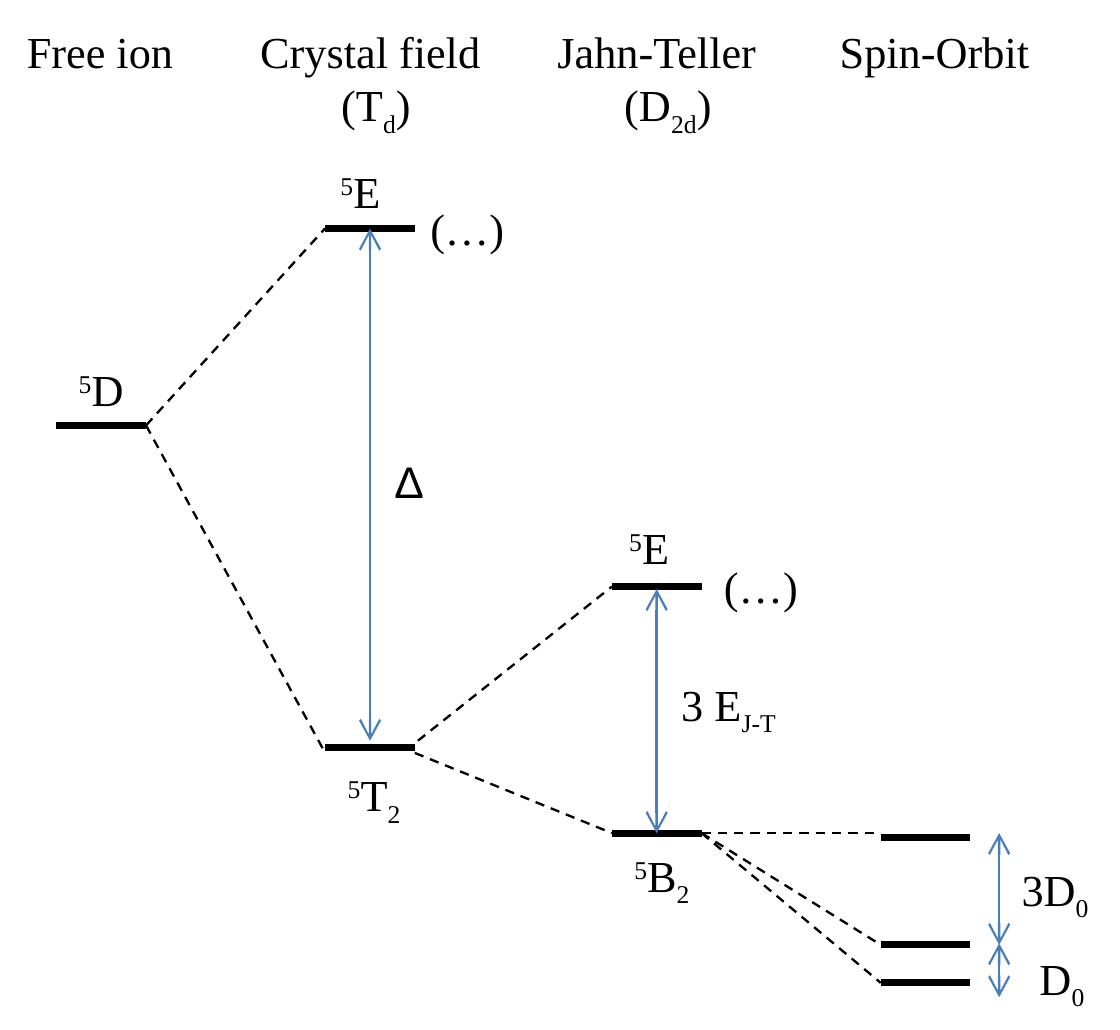
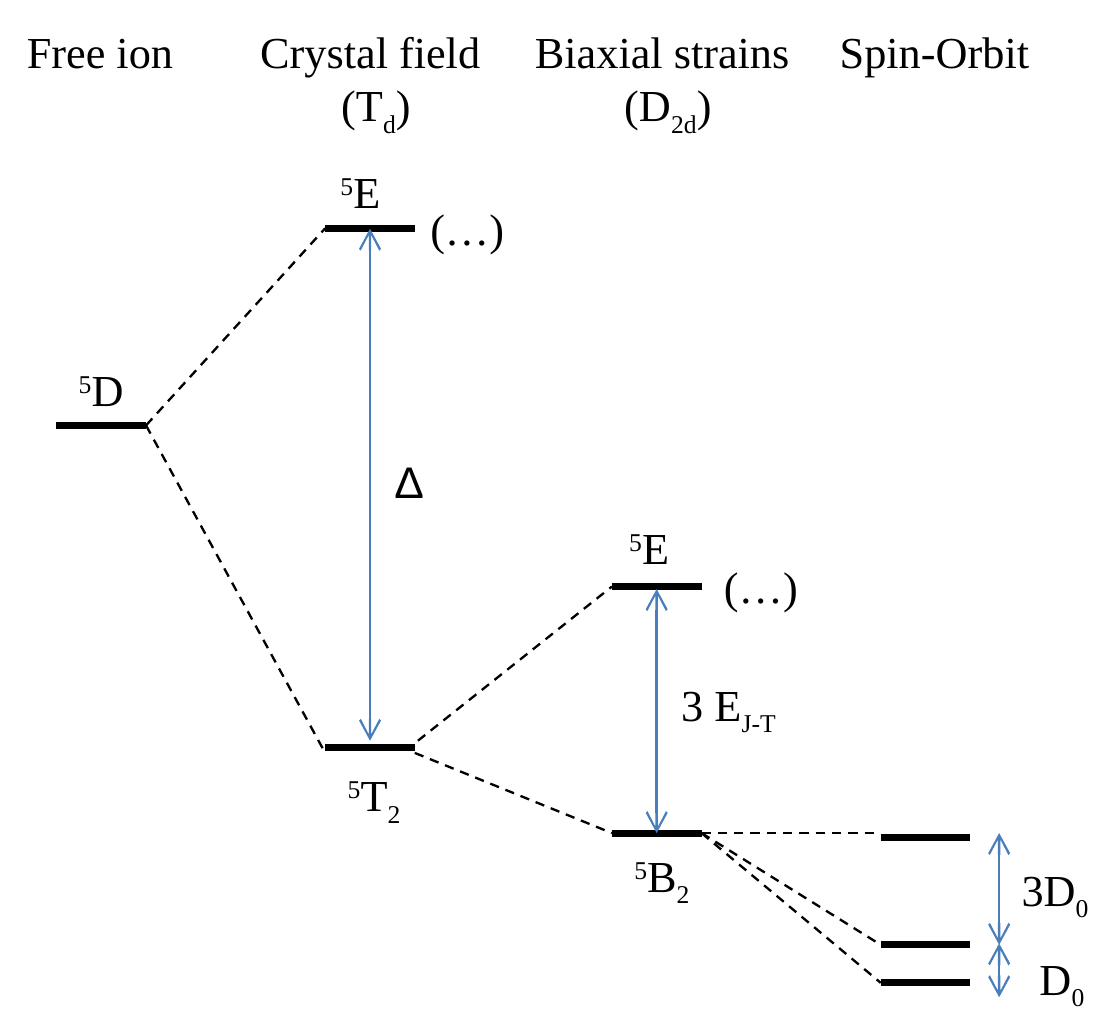
Before and after one commit to audreyazura/PhDThesis, a slide deck: slide 1 of 01-QD/Pictures/CrinIIVI.pptx. Drawn at 1120x1030 pixels with LibreOffice and Linux fonts; fonts in the diff are those of the drawing. Boxes give left, top, right and bottom in pixels: in the first picture for what was removed or moved away, otherwise in the second. Text is boxed around its words. In the diff, an @@ line names an element or a change of style, - is before the commit and + after.

```diff
--- a/01-QD/Pictures/CrinIIVI.pptx
+++ b/01-QD/Pictures/CrinIIVI.pptx
@@ text "Biaxial strains": place and size @@
-text "Biaxial strains" at (557, 37, 756, 69)
+text "Biaxial strains" at (535, 37, 790, 69)
@@ text at (535, 37, 790, 69): text changed @@
-Jahn-Teller
+Biaxial strains
```
Also in this commit, not shown: 16 other files.
